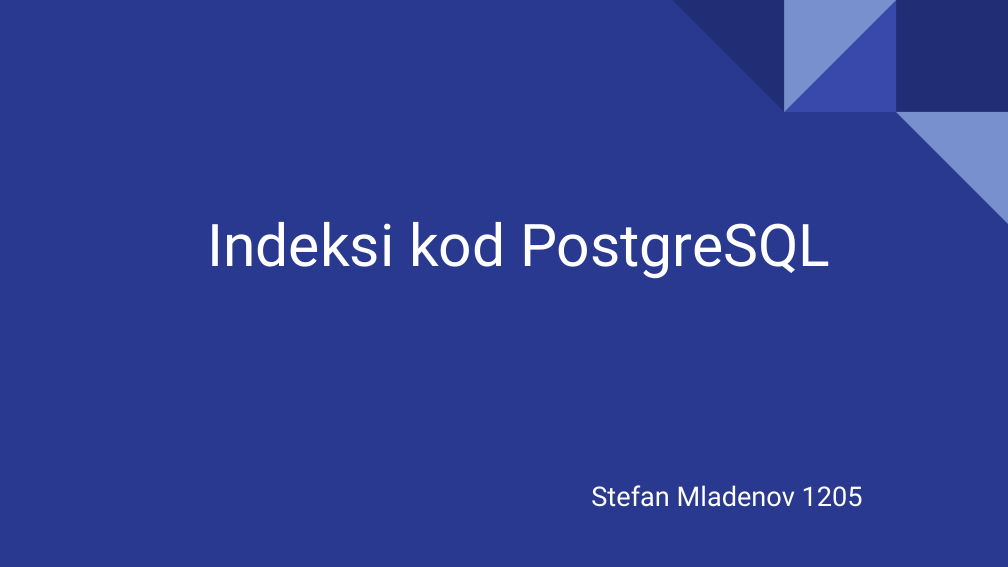
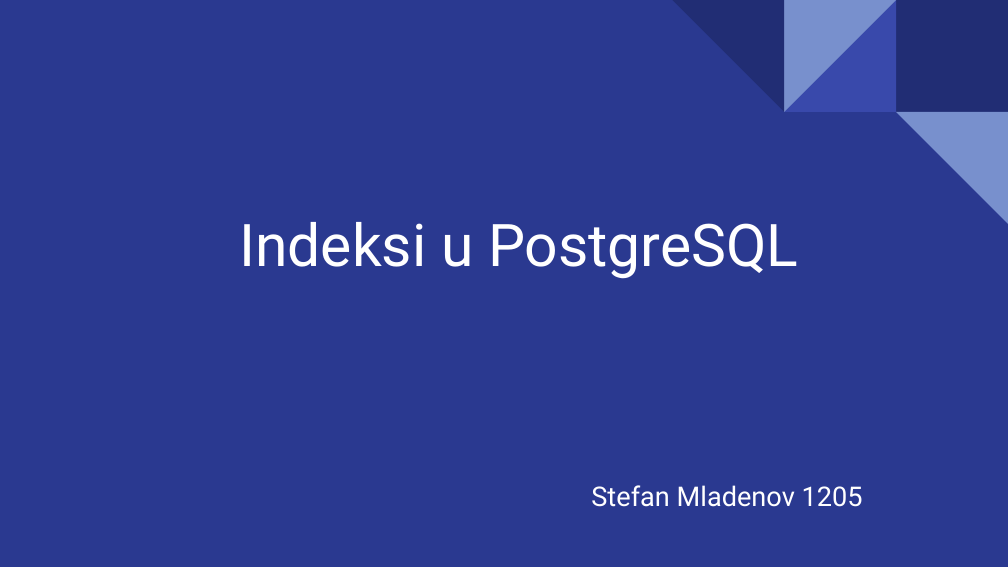
Before and after one commit to StefanMladenov/PostgreSQL-Indeksi, a slide deck: slide 1 of Indeksi-PostgreSQL.pptx. Drawn at 1008x567 pixels with LibreOffice and Linux fonts; fonts in the diff are those of the drawing. Boxes give left, top, right and bottom in pixels: in the first picture for what was removed or moved away, otherwise in the second. Text is boxed around its words. In the diff, an @@ line names an element or a change of style, - is before the commit and + after.

Commit message:
Rename title in ppt

```diff
--- a/Indeksi-PostgreSQL.pptx
+++ b/Indeksi-PostgreSQL.pptx
@@ title at (239,222,798,279): text changed @@
-Indeksi kod PostgreSQL
+Indeksi u PostgreSQL
```
